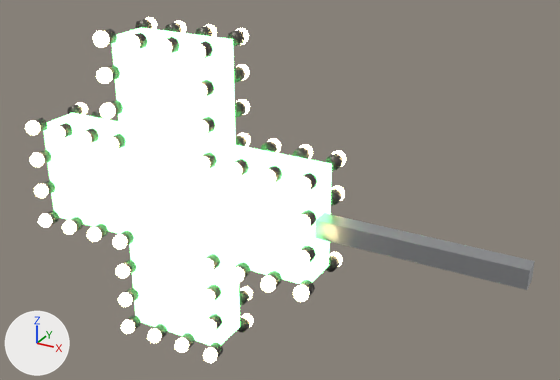
A saved change to the glTF model dead-city/models/signs/pharmacy_cross.glb.
Both versions are drawn from a 50 mm lens placed at (1.94, -2.59, 1.41), pointed at (0.47, 0.08, 0.08). The lights are fixed; the arrows at lower left show +X, +Y and +Z. The older version comes first. Vertices at exactly the same position are counted once.

Before the edit, the objects in view are built like this:
```python
me_prism = bpy.data.meshes.new('Prism')
me_prism.from_pydata(...)  # 1184 vertices, 2072 faces; spans x -0.73..1.55, y -0.14..0.14, z -0.73..0.73
# faces by material slot: [44, 2016, 12]
me_prism.materials.append(mat_glow_0_25_1_00_0_35_4_0)  # green #89ffa0, glowing green #89ffa0
me_prism.materials.append(mat_signsocket)  # dark grey #595550
me_prism.materials.append(mat_signmetal)  # light grey #bcbdc0
me_sphere = bpy.data.meshes.new('Sphere')
me_sphere.from_pydata(...)  # 2016 vertices, 3840 faces; spans x -0.973..0.497, y -0.357..0.035, z -1.435..0.035
me_sphere.materials.append(mat_signbulb)  # beige #ffe5ad, glowing beige #ffe5ad
me_sphere_001 = bpy.data.meshes.new('Sphere.001')
me_sphere_001.from_pydata(...)  # 2016 vertices, 3840 faces; spans x -0.814..0.656, y -0.357..0.035, z -1.435..0.035
me_sphere_001.materials.append(mat_signbulb)  # beige #ffe5ad, glowing beige #ffe5ad
ob_bulbsa = bpy.data.objects.new('BulbsA', me_sphere)
ob_bulbsa.location = (0.238, 0.161, 0.7)
ob_bulbsb = bpy.data.objects.new('BulbsB', me_sphere_001)
ob_bulbsb.location = (0.079, 0.161, 0.7)
ob_sign = bpy.data.objects.new('Sign', me_prism)
ob_sign.location = (0.0, 0.0, 0.0)
```
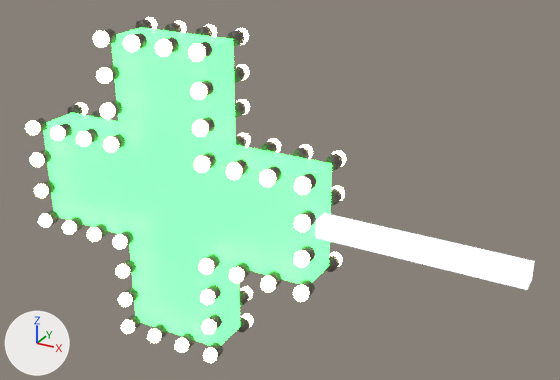
Changed parts and their boxes (x1, y1, x2, y2) in the pictures (560 x 380 px):
```json
{"object": "Sign", "change": "recoloured, surface changed", "before": [38, 19, 535, 356], "after": [38, 19, 535, 356], "on screen": "light grey to green"}
{"part": 1, "of": "me_prism", "change": "recoloured", "before": [43, 27, 332, 346], "after": [43, 27, 332, 346]}
{"part": 2, "of": "me_prism", "change": "recoloured", "before": [38, 19, 343, 356], "after": [38, 19, 343, 356]}
{"part": 3, "of": "me_prism", "change": "recoloured", "before": [316, 213, 535, 290], "after": [316, 213, 535, 290], "on screen": "light grey to white"}
{"part": 4, "of": "me_prism", "change": "surface changed", "before": [38, 19, 535, 356], "after": [38, 19, 535, 356], "on screen": "white to green"}
```

The change, as JSON lines over the scene's bpy script:
```json
{"op": "add", "block": "img_palette_pharmacy_cross", "code": ["img_palette_pharmacy_cross = load_image('Palette_pharmacy_cross', '_unpacked/Palette_pharmacy_cross', 16, 16, 'sRGB')"]}
{"op": "add", "block": "mat_pharmacy_cross_glow_5_0", "code": ["mat_pharmacy_cross_glow_5_0 = bpy.data.materials.new('pharmacy_cross_glow_5.0')", "# uses the picture img_palette_pharmacy_cross"]}
{"block": "me_prism", "where": "me_prism.from_pydata(...)  # 1184 vertices, 2072 faces; spans x -0.73..1.55, y -0.14..0.14, z -0.73..0.73"}
{"block": "me_prism", "where": "# used by ob_sign; location = (0.0, 0.0, 0.0)"}
{"block": "me_prism", "change": "me_prism part 1: all 44 faces that had it switch from mat_glow_0_25_1_00_0_35_4_0 (green #89ffa0, glowing green #89ffa0) to mat_pharmacy_cross_glow_5_0"}
{"block": "me_prism", "change": "me_prism part 2: all 2016 faces that had it switch from mat_signsocket (dark grey #595550) to mat_pharmacy_cross_glow_5_0"}
{"block": "me_prism", "change": "me_prism part 3: all 12 faces that had it switch from mat_signmetal (light grey #bcbdc0) to mat_pharmacy_cross_glow_5_0"}
{"block": "me_prism", "change": "me_prism part 4: texture (UV) coordinates of 2072 of 2072 faces, centred in x -0.73..1.55, y -0.14..0.14, z -0.73..0.73, changed; they spanned u 0.0..1.0, v 0.0..1.0 and now span u 0.25..0.75, v 0.25..0.75"}
```
